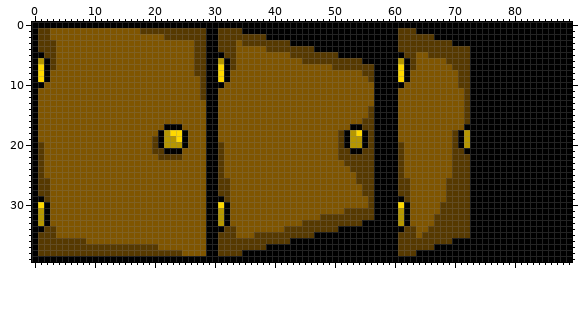
Sprite sheet: src/img/Tavern/door.png. That is the earlier state.
The file is 90x40 pixels.
After the commit:
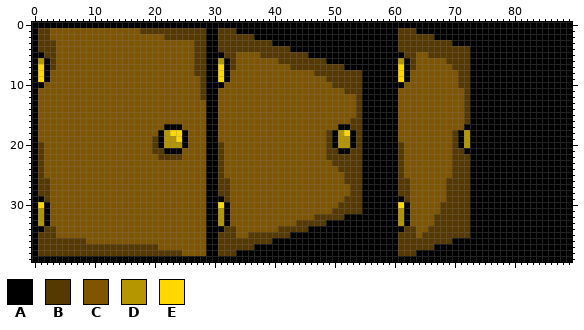
Palette (. is transparent): A #000000  B #563900  C #7f5500  D #b59600  E #ffd800
The exact change:
Colour B gives way to colour A in row 1 at x 34; in row 2 at x 37 to 38; in row 3 at x 40 to 42; in row 4 at x 43 to 46; in row 5 at x 46 to 50; in row 6 at x 49 to 54.
Colour B gives way to colour A in row 7 at x 52 to 56; in row 8 at x 55 to 56; in row 9 at x 56; in rows 14 to 15 at x 56; in rows 16 to 17 at x 55 to 56; in rows 18 to 20 at x 56.
Colour B gives way to colour A in row 21 at x 51 to 52 and 55 to 56; in rows 22 to 28 at x 55 to 56; in rows 29 to 30 at x 56; in row 31 at x 55 to 56; in row 32 at x 52 to 56; in row 33 at x 49 to 54.
Colour B gives way to colour A in row 34 at x 46 to 50; in row 35 at x 43 to 46; in row 36 at x 40 to 42; in row 37 at x 37 to 38; in row 38 at x 34.
Colour C gives way to colour A in row 9 at x 55; in rows 10 to 13 at x 55 to 56; in rows 14 to 15 at x 55; in row 17 at x 51 to 52; in rows 18 to 20 at x 50; in rows 29 to 30 at x 55.
Colour D gives way to colour A in rows 18 to 20 at x 53.
Colour A gives way to colour B in row 17 at x 53 to 54; in row 21 at x 53 to 54.
Colour C gives way to colour B in row 3 at x 34; in row 4 at x 34 to 38; in row 5 at x 38 to 42; in row 6 at x 41 to 44; in row 7 at x 43 to 49; in row 8 at x 47 to 54.
Colour C gives way to colour B in row 9 at x 49 to 54; in row 10 at x 50 to 54; in row 11 at x 52 to 54; in rows 12 to 15 at x 54; in row 16 at x 53 to 54; in rows 18 to 20 at x 49.
Colour C gives way to colour B in rows 21 to 22 at x 49 to 50; in row 23 at x 50 to 51; in row 24 at x 51 to 52; in rows 25 to 26 at x 52 to 53; in rows 27 to 28 at x 53 to 54; in row 29 at x 52 to 54.
Colour C gives way to colour B in row 30 at x 51 to 54; in row 31 at x 50 to 51; in row 32 at x 47; in row 33 at x 44; in row 34 at x 41; in row 35 at x 36.
Colour D gives way to colour B in rows 19 to 20 at x 54.
Colour E gives way to colour B in row 18 at x 54.
Colour A gives way to colour D in rows 19 to 20 at x 52.
Colour B gives way to colour D in rows 18 to 20 at x 51.
Colour A gives way to colour E in row 18 at x 52.
Pixel boxes of the changes (left, top, right, bottom) in both pictures:
changed: (236, 28, 374, 256)
